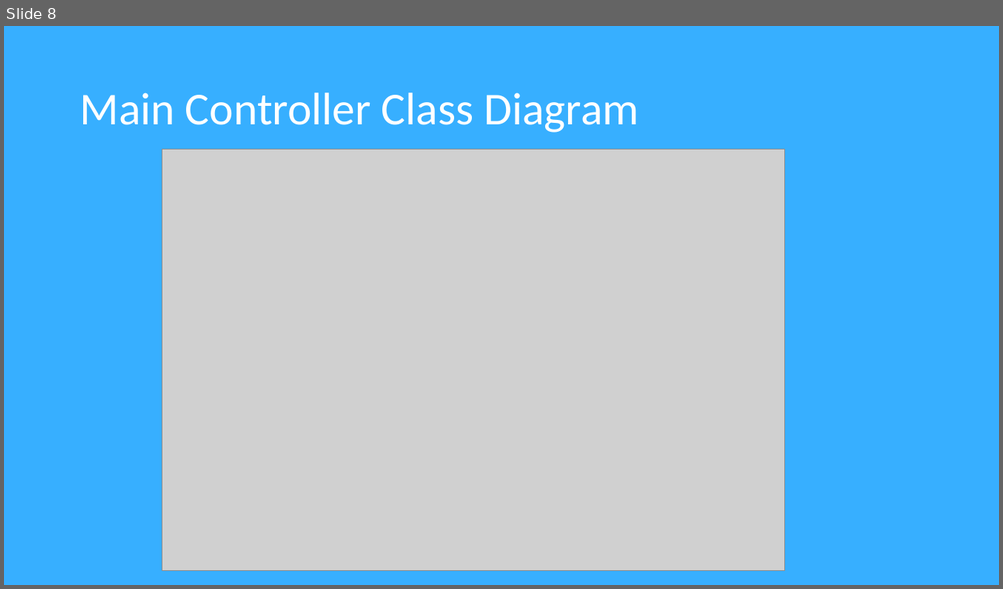
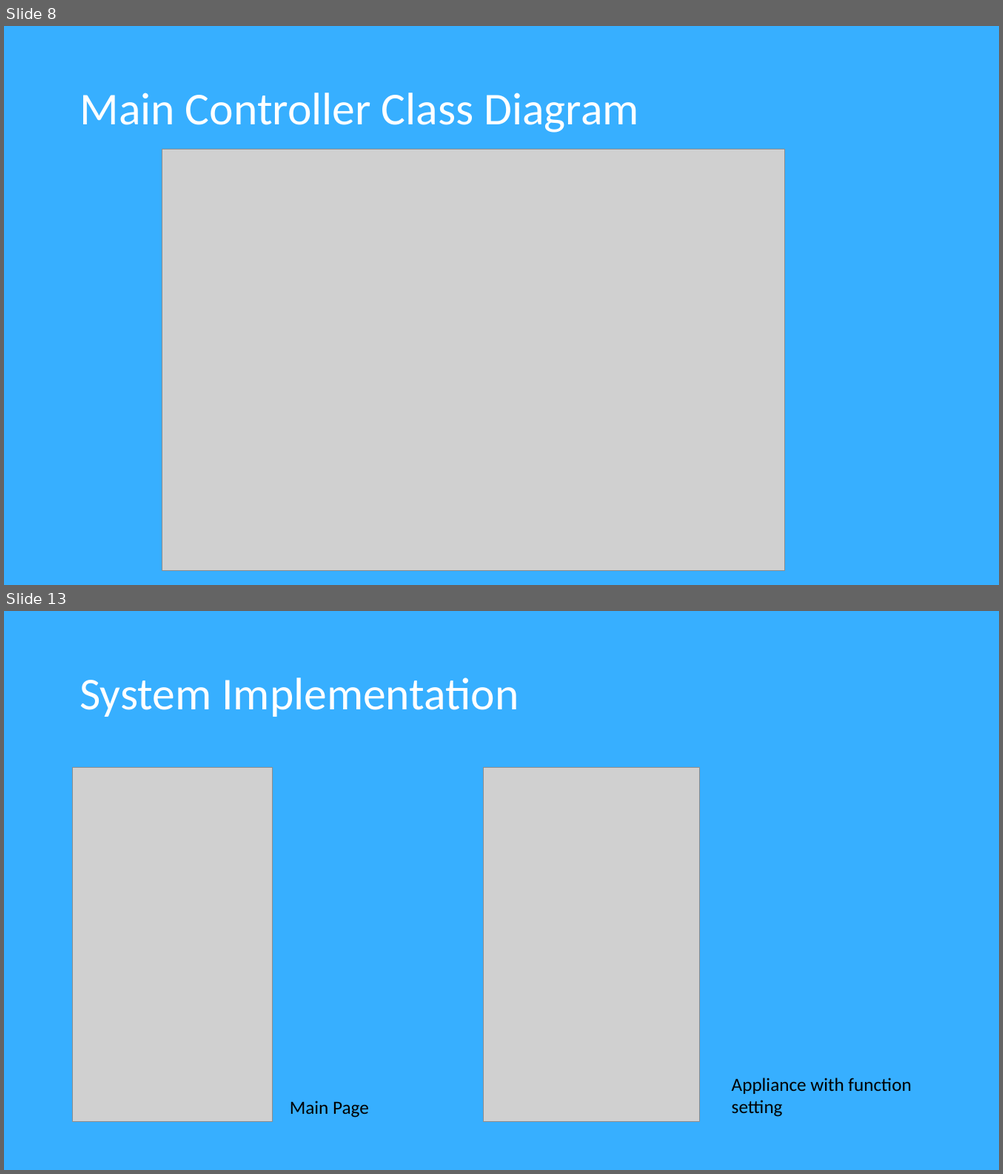
Before and after one commit to Software2015T1/SimpleLife, a slide deck: diagrams and requirements/SIMPLE LIFE.pptx. Shown one above the other, each under a label of ours: slide 8 before the commit, slides 8 and 13 after it; the slides between them are not shown. The pictures are 1003x589 and 1003x1174 pixels, drawn with LibreOffice and Linux fonts; fonts in the diff are those of the drawing; grey boxes stand for pictures. Boxes give left, top, right and bottom in pixels: in the first picture for what was removed or moved away, otherwise in the second. Text is boxed around its words. In the diff, an @@ line names an element or a change of style, - is before the commit and + after.

```diff
--- a/diagrams and requirements/SIMPLE LIFE.pptx
+++ b/diagrams and requirements/SIMPLE LIFE.pptx
@@ slide 13 added at [4,611,999,1170], background #37AFFF @@
@@ title added at [79,678,518,717], 44 pt, text #FFFFFF @@
+System Implementation
@@ picture added at [73,767,273,1122] @@
@@ picture added at [483,767,700,1122] @@
@@ text added at [731,1078,910,1117], 18 pt, text #000000 @@
+Appliance with function setting
@@ text added at [290,1101,369,1118], 18 pt, text #000000 @@
+Main Page
```
Also in this commit, not shown: 6 slides changed, 2 other slides added.
